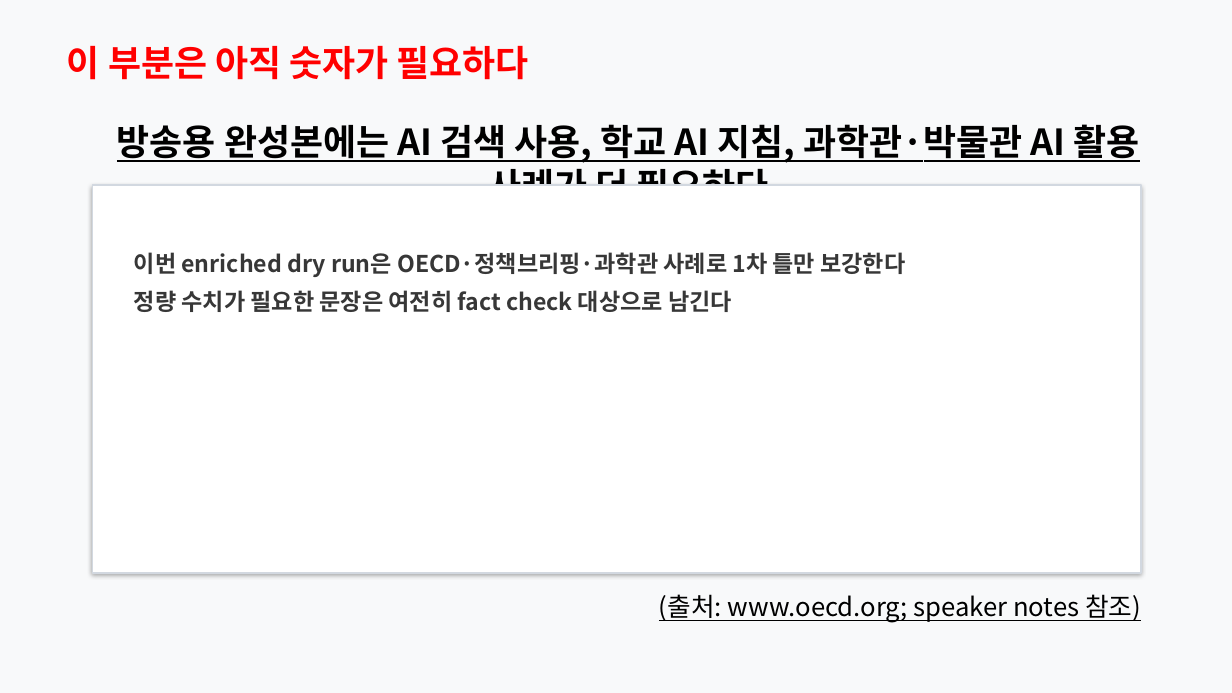
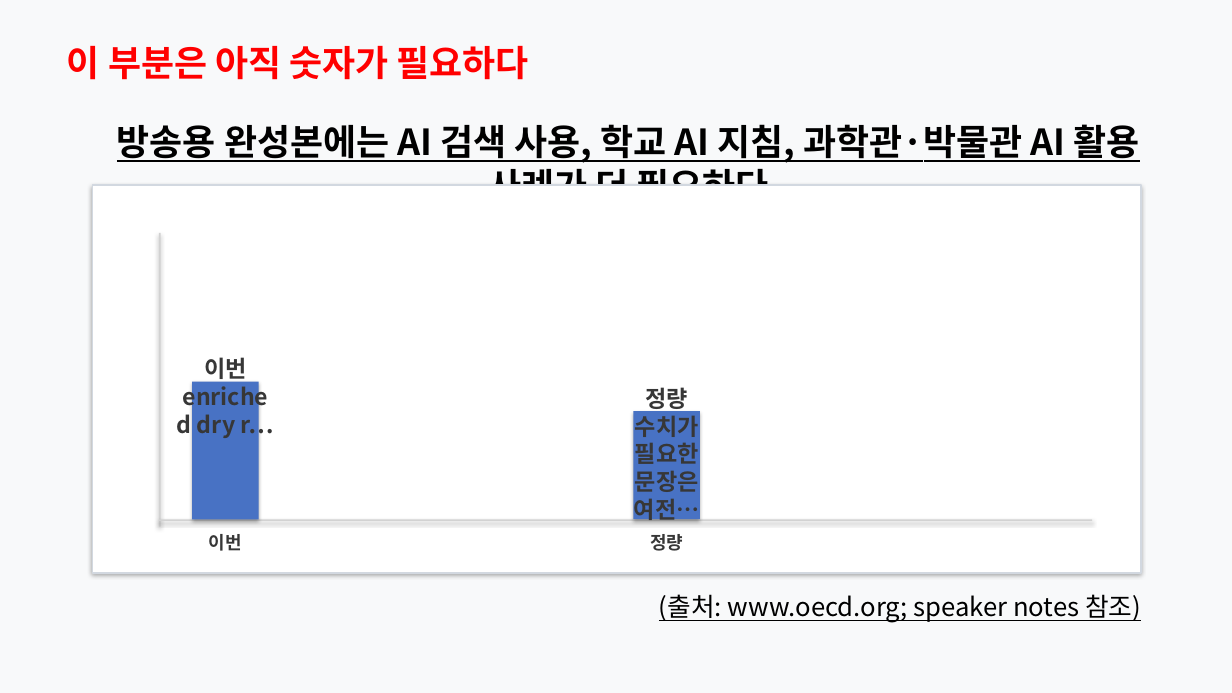
Before and after one commit to Rlearnchan/luddite, a slide deck: slide 17 of outputs/pptx/ai_knowledge_institution_styled_draft.pptx. Drawn at 1232x693 pixels with LibreOffice and Linux fonts; fonts in the diff are those of the drawing. Boxes give left, top, right and bottom in pixels: in the first picture for what was removed or moved away, otherwise in the second. Text is boxed around its words. In the diff, an @@ line names an element or a change of style, - is before the commit and + after.

```diff
--- a/outputs/pptx/ai_knowledge_institution_styled_draft.pptx
+++ b/outputs/pptx/ai_knowledge_institution_styled_draft.pptx
@@ rectangle added at bbox=[159, 233, 161, 527], fill #D2D2D2 @@
@@ text removed at bbox=[134, 252, 905, 312] @@
-이번 enriched dry run은 OECD·정책브리핑·과학관 사례로 1차 틀만 보강한다
-정량 수치가 필요한 문장은 여전히 fact check 대상으로 남긴다
@@ text added at bbox=[197, 357, 274, 438], 18 pt, text #373737, bold @@
+이번 enriched dry r…
@@ rectangle added at bbox=[192, 382, 259, 519], fill #4872C4 @@
@@ text added at bbox=[634, 387, 700, 523], 18 pt, text #373737, bold @@
+정량 수치가 필요한 문장은 여전…
@@ rectangle added at bbox=[634, 411, 701, 519], fill #4872C4 @@
@@ rectangle added at bbox=[159, 519, 1092, 521], fill #D2D2D2 @@
@@ text added at bbox=[209, 534, 242, 551], 14 pt, text #373737, bold @@
+이번
@@ text added at bbox=[650, 534, 683, 551], 14 pt, text #373737, bold @@
+정량
```
Also in this commit, not shown: 16 other slides changed, 8 other files.
